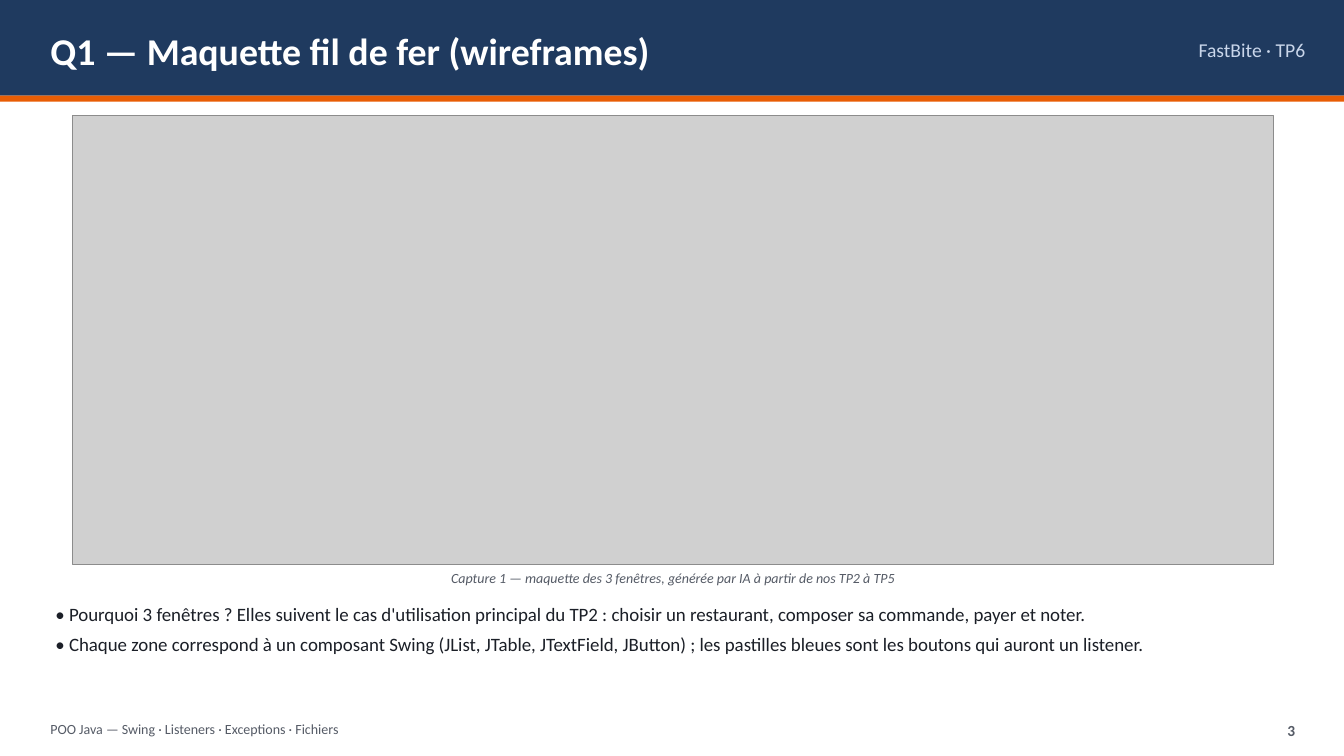
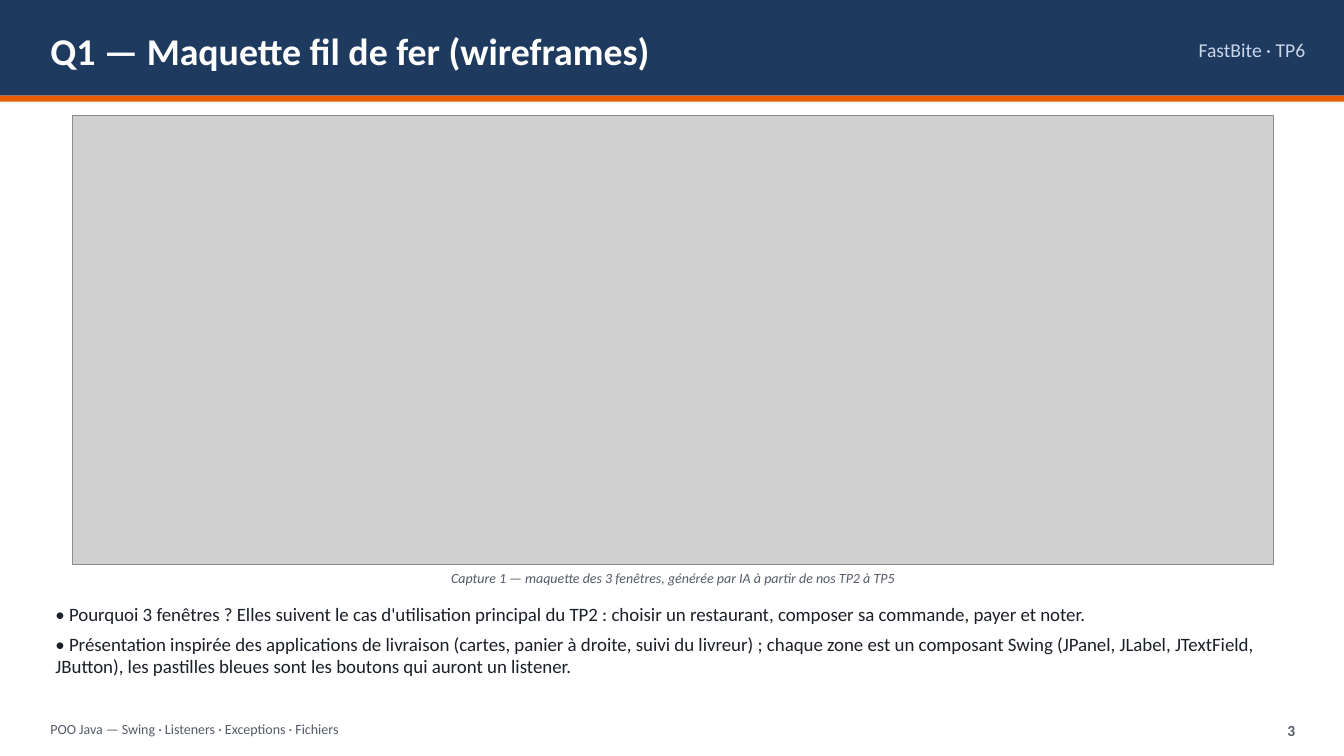
Before and after one commit to lazzrio/tp-info-poov-java, a slide deck: slide 3 of tp6/rendu_tp6/TP6_FastBite_NOM1_NOM2_NOM3.pptx. Drawn at 1344x756 pixels with LibreOffice and Linux fonts; fonts in the diff are those of the drawing; grey boxes stand for pictures. Boxes give left, top, right and bottom in pixels: in the first picture for what was removed or moved away, otherwise in the second. Text is boxed around its words. In the diff, an @@ line names an element or a change of style, - is before the commit and + after.

```diff
--- a/tp6/rendu_tp6/TP6_FastBite_NOM1_NOM2_NOM3.pptx
+++ b/tp6/rendu_tp6/TP6_FastBite_NOM1_NOM2_NOM3.pptx
@@ text at <box>55,637,1253,676</box>: text changed @@
-• Chaque zone correspond à un composant Swing (JList, JTable, JTextField, JButton) ; les pastilles bleues sont les boutons qui auront un listener.
+• Présentation inspirée des applications de livraison (cartes, panier à droite, suivi du livreur) ; chaque zone est un composant Swing (JPanel, JLabel, JTextField, JButton), les pastilles bleues sont les boutons qui auront un listener.
```
Also in this commit, not shown: 7 other slides changed, 40 other files.
